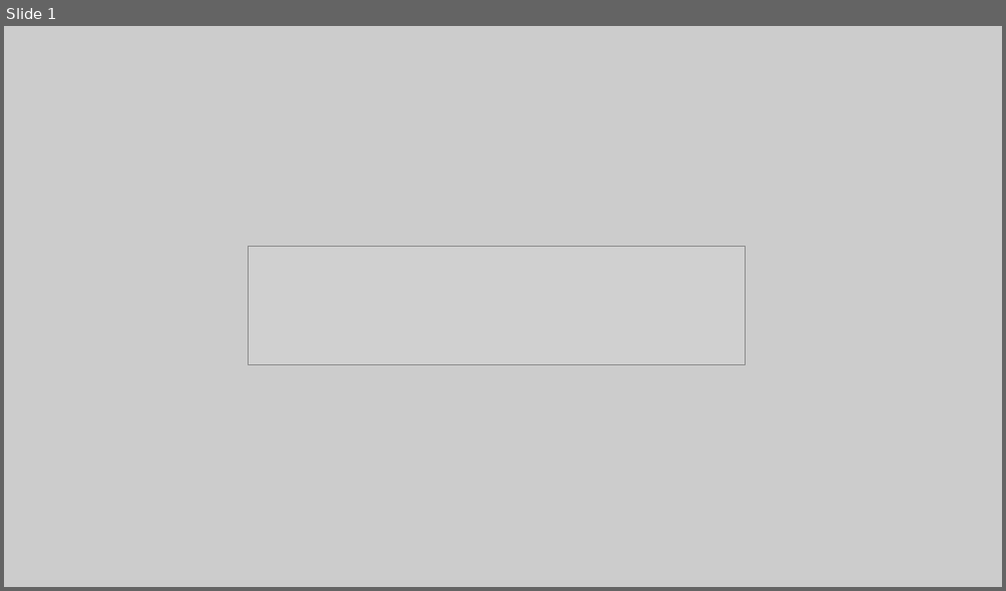
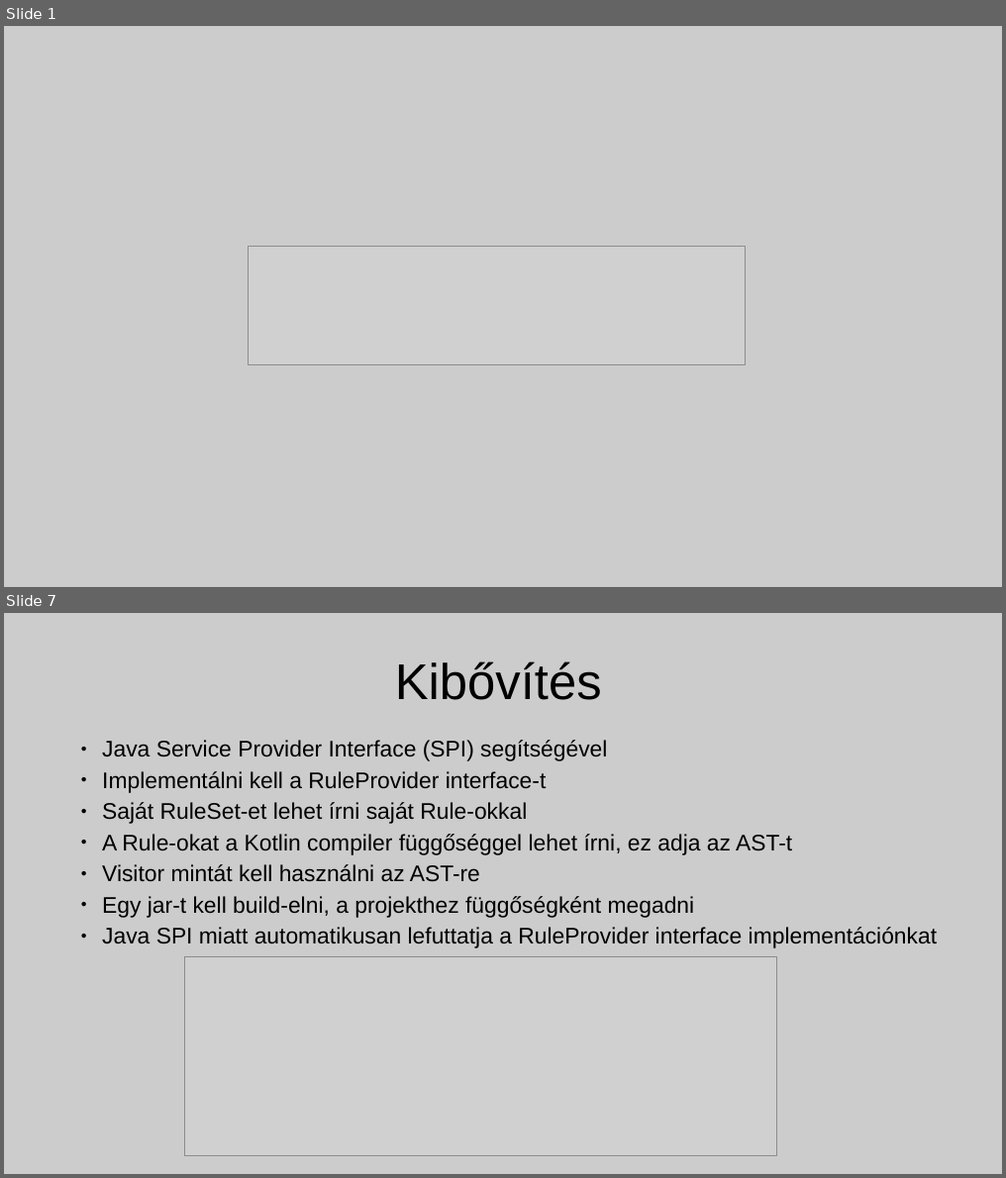
Before and after one commit to adams1mon/detekt-demo, a slide deck: detekt-presentation/presentation.odp. Shown one above the other, each under a label of ours: slide 1 before the commit, slides 1 and 7 after it; the slides between them are not shown. The pictures are 1006x591 and 1006x1178 pixels, drawn with LibreOffice and Linux fonts; fonts in the diff are those of the drawing; grey boxes stand for pictures. Boxes give left, top, right and bottom in pixels: in the first picture for what was removed or moved away, otherwise in the second. Text is boxed around its words. In the diff, an @@ line names an element or a change of style, - is before the commit and + after.

```diff
--- a/detekt-presentation/presentation.odp
+++ b/detekt-presentation/presentation.odp
@@ slide 7 added at (4,613,1002,1174), background #CCCCCC @@
@@ title added at (395,662,602,700), 40 pt, text #000000 @@
+Kibővítés
@@ text added at (102,740,937,949), 18 pt, text #000000 @@
+● Java Service Provider Interface (SPI) segítségével
+● Implementálni kell a RuleProvider interface-t
+● Saját RuleSet-et lehet írni saját Rule-okkal
+● A Rule-okat a Kotlin compiler függőséggel lehet írni, ez adja az AST-t
+● Visitor mintát kell használni az AST-re
+● Egy jar-t kell build-elni, a projekthez függőségként megadni
+● Java SPI miatt automatikusan lefuttatja a RuleProvider interface implementációnkat
@@ picture added at (185,958,777,1157) @@
```
Also in this commit, not shown: 5 other slides added, 3 slides removed, 3 other files.
